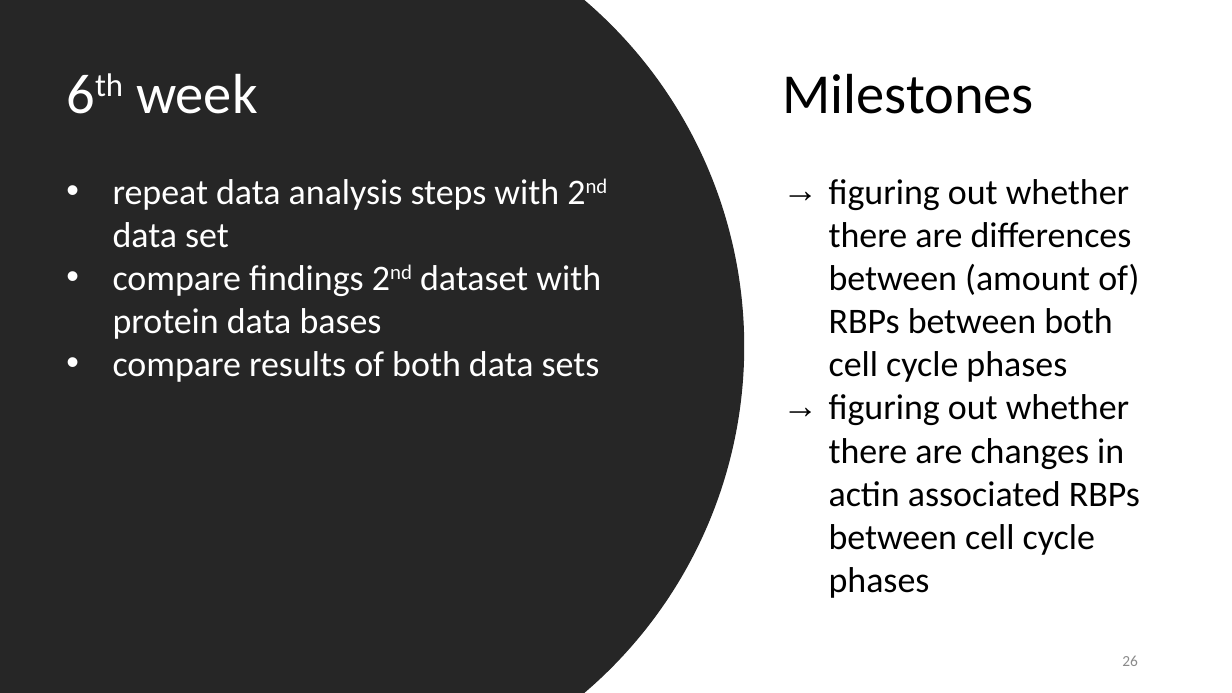
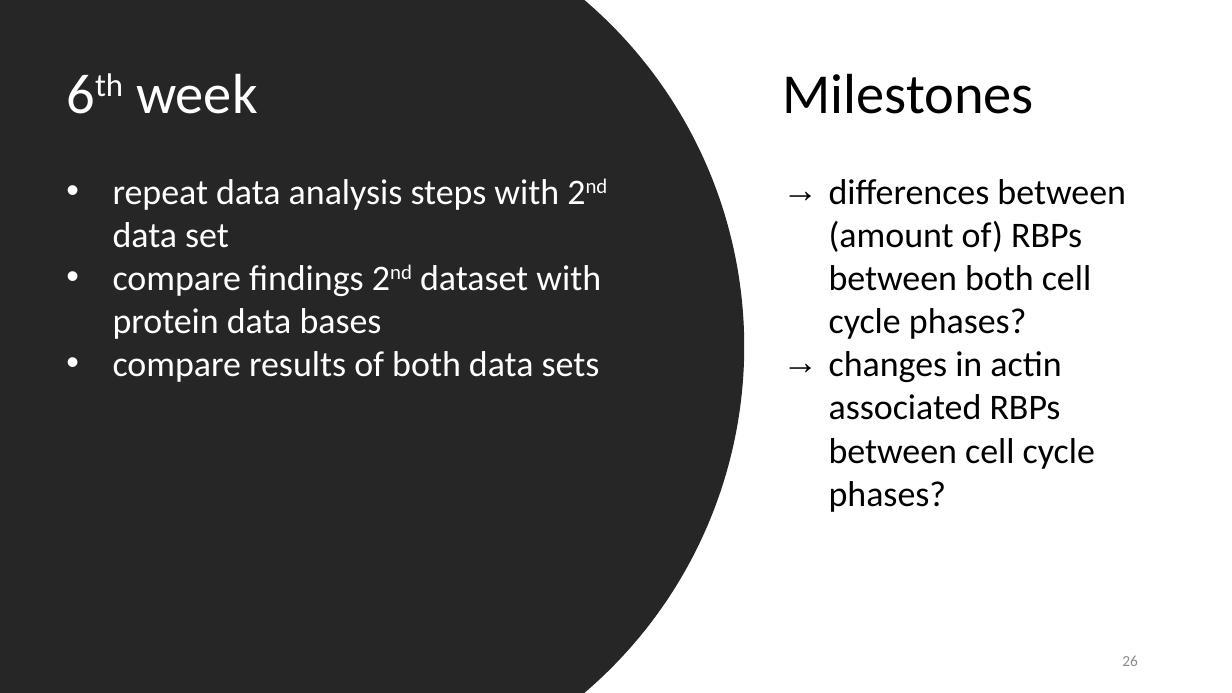
Before and after one commit to datascience-mobi-2022/2022-topic-03-team-05, a slide deck: slide 26 of Project Proposal_temporary draft.pptx. Drawn at 1232x693 pixels with LibreOffice and Linux fonts; fonts in the diff are those of the drawing. Boxes give left, top, right and bottom in pixels: in the first picture for what was removed or moved away, otherwise in the second. Text is boxed around its words. In the diff, an @@ line names an element or a change of style, - is before the commit and + after.

```diff
--- a/Project Proposal_temporary draft.pptx
+++ b/Project Proposal_temporary draft.pptx
@@ text at [829,179,1125,512]: text changed @@
-→ figuring out whether there are differences between (amount of) RBPs between both cell cycle phases
-→ figuring out whether there are changes in actin associated RBPs between cell cycle phases
+→ differences between (amount of) RBPs between both cell cycle phases?
+→ changes in actin associated RBPs between cell cycle phases?
```
Also in this commit, not shown: 12 other slides changed.
